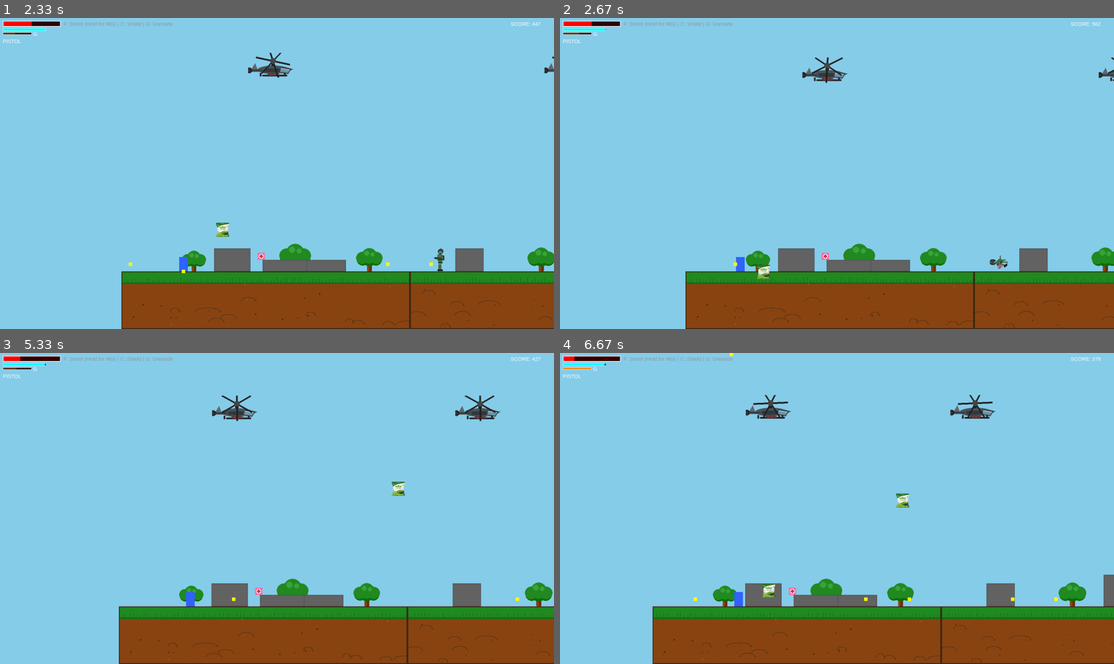
Above: before the commit, frames 1-4 (two rows, left to right).
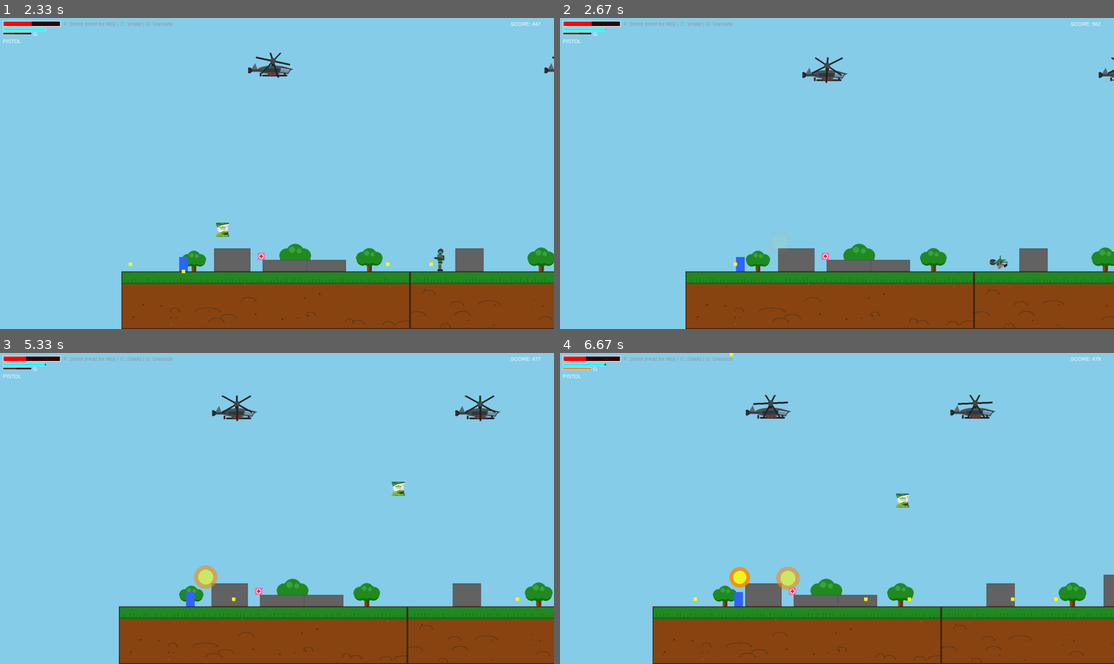
Above: after the commit, the same moments.

Repository: SayaUSB/FP-PBO-Pygame
Game: pygame game, started from main.py
Same seed, same stepped clock (60 frames per second), same inputs: the game is played once before the commit and once after it.
Inputs:
- Up to frame 1 (2.33 s): tap Enter at 0.33 s; hold Right 0.67-1.13 s; hold Right 1.17-1.63 s; tap F at 1.23, 1.53, 1.73, 2.03, 2.3 s; tap G at 1.32 s; hold Left 1.67-2.2 s; hold Down from 2.23 s (still down)
- Up to frame 2 (2.67 s): tap C at 2.38 s; release Down at 2.53 s; hold Left from 2.57 s (still down); tap F at 2.63 s
- Up to frame 3 (5.33 s): tap G at 2.72, 4.22 s; tap F at 2.93, 3.07, 3.47, 3.77, 4.13, 4.53, 4.83, 5.03 s; release Left at 2.97 s; hold Up 3-3.37 s; hold Right 3.4-4.03 s; tap C at 3.55, 5.12 s; hold Down 4.07-4.43 s; hold Left 4.47-4.93 s; hold Right from 4.97 s (still down)
- Up to frame 4 (6.67 s): tap F at 5.33, 5.53, 5.87, 6.17, 6.37 s; release Right at 5.43 s; hold Up 5.47-5.77 s; tap G at 5.62 s; hold Right 5.8-6.27 s; hold Left from 6.3 s (still down); tap C at 6.45 s

Frame 1 is identical in both runs. In frame 2, 0.1% of the frame differs, in the area x 35-38%, y 79-84%; in frame 3, 0.3%; in frame 4, 0.6%, in the area x 2-97%, y 0-79%.

Commit message:
feat: Add helicopter projectile impact

Diff:
--- a/game.py
+++ b/game.py
@@ -285,6 +285,12 @@
         for g, plats in enemy_ground_hits.items():
             g.explode_now = True
 
+        enemy_bullet_ground_hits = pygame.sprite.groupcollide(self.enemy_bullets, self.platforms, True, False)
+        for b, plats in enemy_bullet_ground_hits.items():
+            expl = SmallExplosion(b.rect.centerx, b.rect.centery)
+            self.all_sprites.add(expl)
+            self.effects.add(expl)
+
         for g in self.enemy_grenades:
             if g.explode_now:
                 expl = Explosion(g.rect.centerx, g.rect.centery)
--- a/src/effects.py
+++ b/src/effects.py
@@ -147,3 +147,44 @@
                 pygame.draw.circle(self.image, (*blood, a), (px, py), 2)
 
         self.rect = self.image.get_rect(center=(int(self.pos_x), int(self.pos_y)))
+
+class SmallExplosion(pygame.sprite.Sprite):
+    def __init__(self, x, y):
+        super().__init__()
+        self.radius = 6
+        self.max_radius = 40
+        self.growth_rate = 6
+        self.pos_x = x
+        self.pos_y = y
+        self.image = pygame.Surface((self.max_radius * 2, self.max_radius * 2), pygame.SRCALPHA)
+        self.rect = self.image.get_rect(center=(x, y))
+        self.alpha = 220
+        self.timer = 12
+
+    def update(self):
+        self.timer -= 1 * DT
+
+        if self.radius < self.max_radius:
+            self.radius += self.growth_rate * DT
+
+        if self.timer < 6:
+            self.alpha -= 35 * DT
+            if self.alpha < 0:
+                self.alpha = 0
+
+        self.image.fill((0, 0, 0, 0))
+        pygame.draw.circle(
+            self.image,
+            (*ORANGE, int(self.alpha)),
+            (self.max_radius, self.max_radius),
+            int(self.radius)
+        )
+        pygame.draw.circle(
+            self.image,
+            (*YELLOW, int(self.alpha)),
+            (self.max_radius, self.max_radius),
+            int(self.radius * 0.65)
+        )
+
+        if self.timer <= 0:
+            self.kill()
